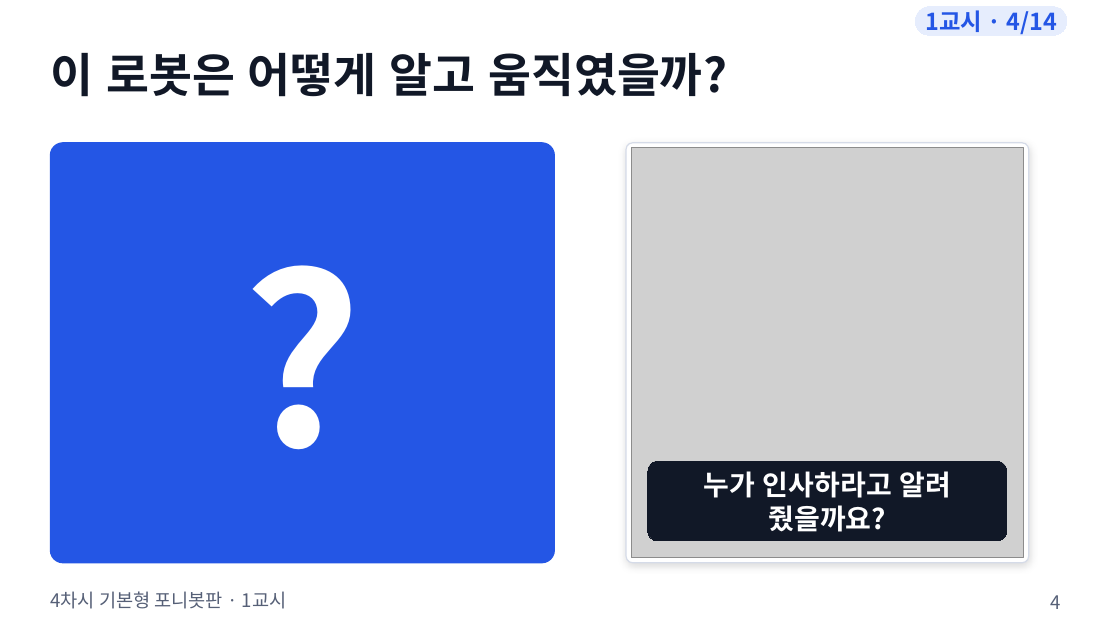
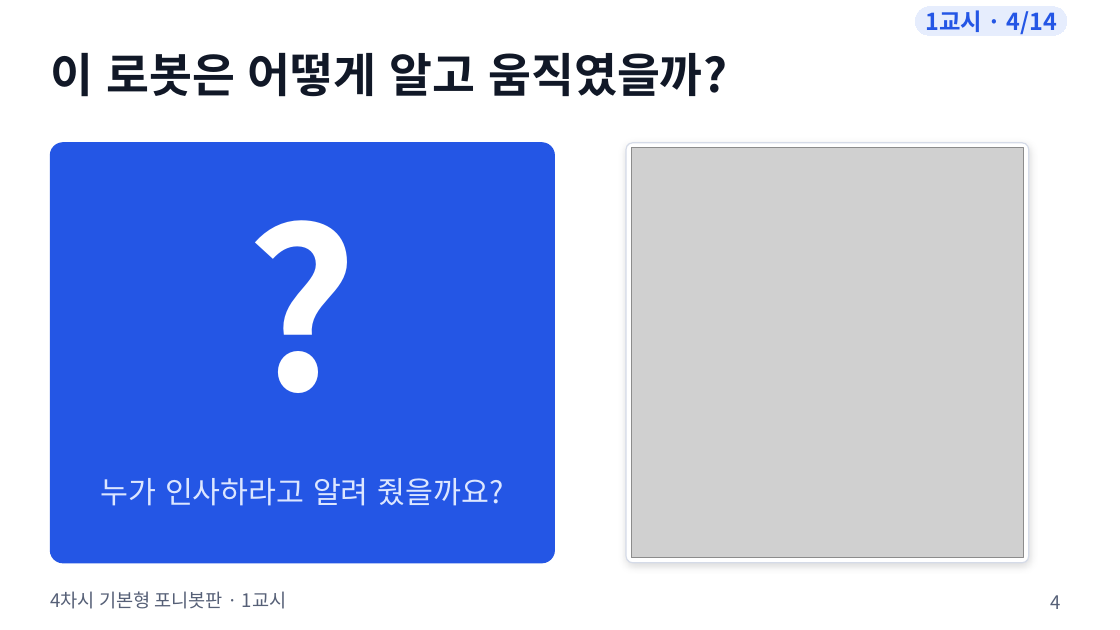
Before and after one commit to boundaryx01-uniquelife/microbit, a slide deck: slide 4 of bridge/ponybot/materials/포니봇_4차시_기본형/ponybot_4차시_수업슬라이드.pptx. Drawn at 1120x630 pixels with LibreOffice and Linux fonts; fonts in the diff are those of the drawing; grey boxes stand for pictures. Boxes give left, top, right and bottom in pixels: in the first picture for what was removed or moved away, otherwise in the second. Text is boxed around its words. In the diff, an @@ line names an element or a change of style, - is before the commit and + after.

```diff
--- a/bridge/ponybot/materials/포니봇_4차시_기본형/ponybot_4차시_수업슬라이드.pptx
+++ b/bridge/ponybot/materials/포니봇_4차시_기본형/ponybot_4차시_수업슬라이드.pptx
@@ text "?" at (x1=84, y1=168, x2=521, y2=437): size 200 to 188 pt @@
@@ text "누가 인사하라고 알려 줬을까요?" moved from (x1=648, y1=461, x2=1007, y2=541) to (x1=101, y1=478, x2=504, y2=506) @@
@@ text "누가 인사하라고 알려 줬을까요?" at (x1=101, y1=478, x2=504, y2=506): size 24 to 26 pt, text colour #FFFFFF to #DCE6FF, bold off; fill #111827 to none; outline #111827 0.75 pt to none @@
```
Also in this commit, not shown: 7 other files.
